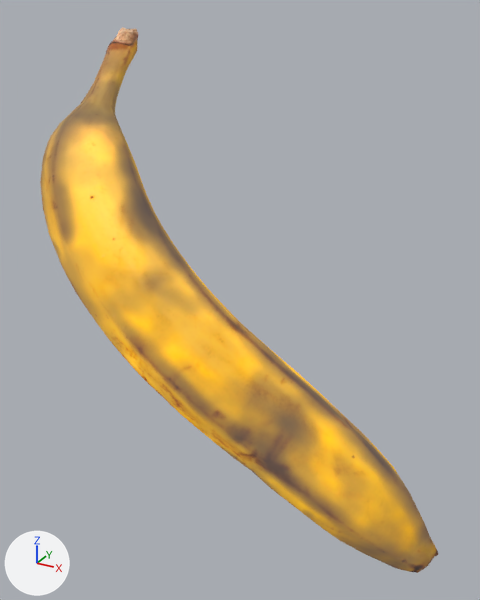
Renders of the glTF model Pages/import-oversight/Assets/Models/banana-bad.gltf from each side of a commit.
Both versions are drawn from a 50 mm camera at (0.0434, -0.0705, 0.0444) aimed at (0.0022, 0.0045, 0.0069). Arrows for +X, +Y and +Z are at lower left; the lights stay in place.

Objects in the first picture: 'mk_banana_bad'.
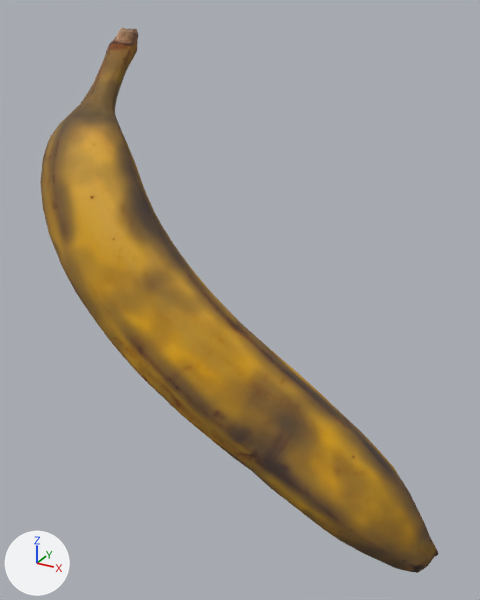
The change, as a list of edits to the scene's bpy script:
```text
Change mat_banana_overipe:
    where n0 = _N.new('ShaderNodeBsdfPrincipled'); n0.name = 'Principled BSDF'
    remove n0.inputs[28].default_value = 1.0  # 'Emission Strength'
    remove n3 = _N.new('ShaderNodeTexImage'); n3.name = 'Image Texture.001'
    remove n3.image = img_banana_overipe_basecolor
    remove n5 = _N.new('ShaderNodeTexImage'); n5.name = 'Image Texture.002'
    remove n5.image = img_banana_overipe_normal
    add n3 = _N.new('ShaderNodeTexImage'); n3.name = 'Image Texture.001'
    add n3.image = img_banana_overipe_normal
    where n2 = _N.new('ShaderNodeTexImage'); n2.name = 'Image Texture'
    remove _L.new(n2.outputs[0], n0.inputs[27])  # 'Color' to 'Emission Color'
    remove _L.new(n3.outputs[0], n0.inputs[0])  # 'Color' to 'Base Color'
    where n4 = _N.new('ShaderNodeNormalMap'); n4.name = 'Normal Map'
    remove _L.new(n5.outputs[0], n4.inputs[1])  # 'Color' to 'Color'
    add _L.new(n2.outputs[0], n0.inputs[0])  # 'Color' to 'Base Color'
    add _L.new(n3.outputs[0], n4.inputs[1])  # 'Color' to 'Color'
```

What differs and where, as boxes [x1, y1, x2, y2] in the pictures (480 x 600 px):
'mk_banana_bad', surface changed (orange to brown)
    both: [40, 28, 438, 573]
